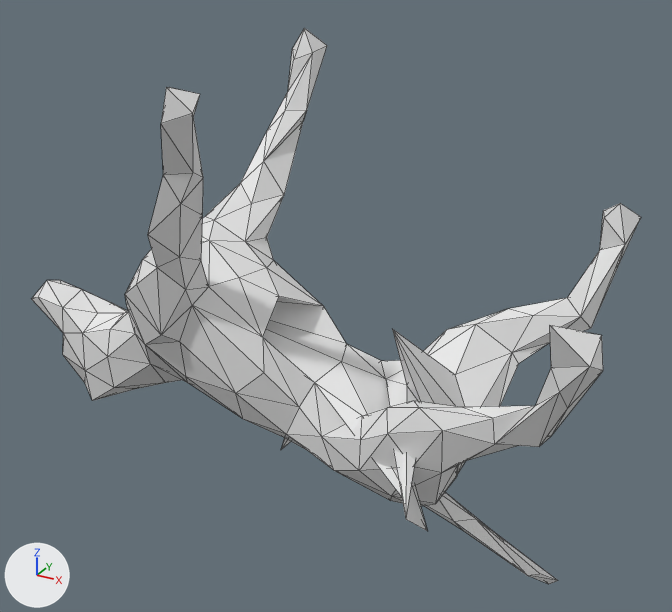
A saved change to the OBJ model mesh_cnn/datasets/random_walks/T582.obj.
Rendered twice from a camera (50 mm lens) standing at (1.007, -1.619, 0.915) and looking at (0.074, 0.076, 0.068). The axes (+X, +Y, +Z) are drawn at lower left. The lights are the same throughout. Mesh edges are drawn as thin lines. Where no turn or scale is listed for an object, it has been applied to the vertices.

Names of what the first picture shows: 'T582'.
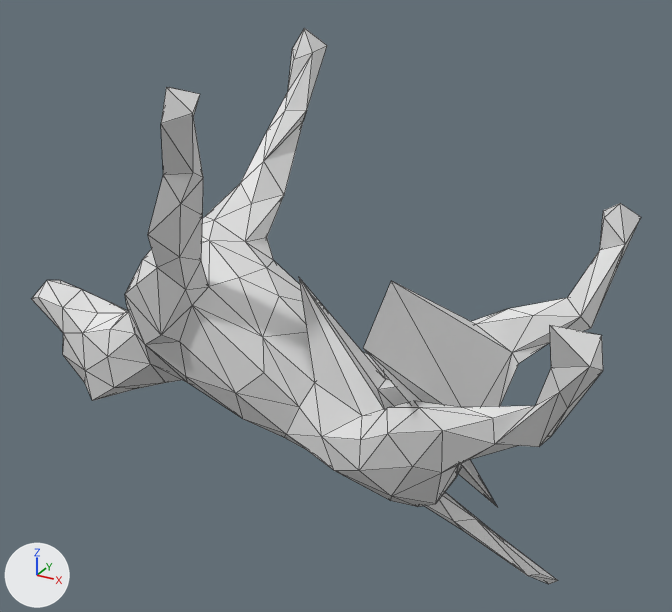
What differs and where, as boxes (x1, y1, x2, y2) in the pictures (672 x 612 px; the box of a moved part takes in the faces that stretch with it):
part 1 of me_t582, moved or reshaped: before (315, 324, 512, 531); after (299, 278, 512, 507)
part 2 of me_t582, moved or reshaped (not visible afterwards): before (281, 438, 291, 450)
part 3 of me_t582, moved or reshaped: before (263, 296, 346, 383); after (263, 296, 314, 382)

The change, as a diff of the scene's bpy script:
```diff
--- a/mesh_cnn/datasets/random_walks/T582.obj.py
+++ b/mesh_cnn/datasets/random_walks/T582.obj.py
@@ me_t582 @@
 me_t582.from_pydata(...)  # 252 vertices, 500 faces; spans x -0.81..0.74, y -0.36..0.4, z -0.47..0.64
 # used by ob_t582; location = (0.0, 0.0, 0.0)
-me_t582.vertices[70].co = (0.3, -0.11, 0.14)  # pixel (392, 328)
-me_t582.vertices[71].co = (0.35, -0.04, -0.06)
-me_t582.vertices[74].co = (0.37, 0.07, -0.03)  # pixel (455, 374)
-me_t582.vertices[105].co = (0.45, -0.25, -0.2)  # pixel (427, 531)
-me_t582.vertices[107].co = (0.45, -0.36, -0.1)  # pixel (405, 519)
-me_t582.vertices[113].co = (-0.01, -0.04, -0.27)  # pixel (280, 450)
-me_t582.vertices[124].co = (-0.21, -0.12, 0.12)
+# me_t582 part 1
+me_t582.vertices[70].co = (0.34, -0.3, 0.19)  # pixel (363, 348)
+me_t582.vertices[71].co = (0.48, 0.11, -0.36)  # pixel (497, 507)
+me_t582.vertices[74].co = (0.32, -0.15, 0.26)  # pixel (391, 280)
+me_t582.vertices[105].co = (0.07, -0.08, 0.19)  # pixel (298, 276)
+me_t582.vertices[107].co = (0.25, -0.06, -0.04)  # pixel (377, 389)
+# me_t582 part 2
+me_t582.vertices[113].co = (0.13, 0.08, -0.27)
+# me_t582 part 3
+me_t582.vertices[124].co = (0.09, -0.05, 0.06)
```
